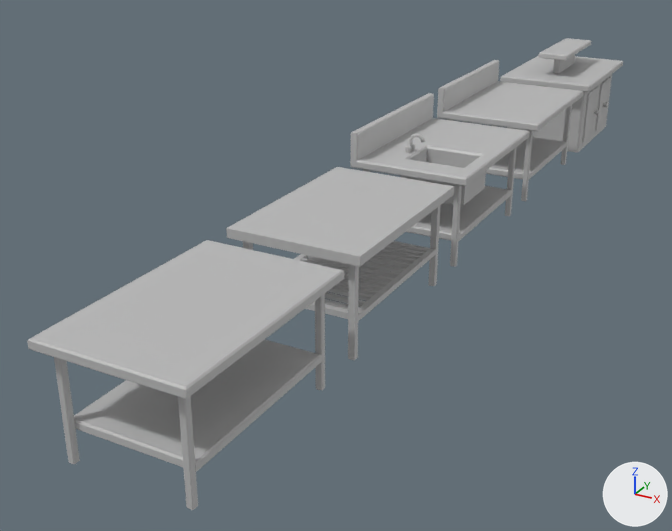
The FBX model RoyalRampage/Assets/Destructible Objects/kitchenWorktables.fbx, before and after one commit.
Rendered twice from a 50 mm lens placed at (0.0281, -0.0695, 0.0293), pointed at (-0.0065, -0.0067, -0.0021). Every picture has the same lights, and +X, +Y and +Z are marked at lower right. Where no turn or scale is listed for an object, it has been applied to the vertices.

Script lines for the objects in view, before the commit:
```python
ob_worktable_kitchen_a_bottom = bpy.data.objects.new('worktable_kitchen_a_bottom', me_mesh_001)
ob_worktable_kitchen_a_bottom.location = (0.0, -0.03379, 0.0)
ob_worktable_kitchen_a_leg_03 = bpy.data.objects.new('worktable_kitchen_a_leg_03', me_mesh_004)
ob_worktable_kitchen_a_leg_03.location = (0.0, -0.03379, 0.0)
ob_worktable_kitchen_a_leg_04 = bpy.data.objects.new('worktable_kitchen_a_leg_04', me_mesh_005)
ob_worktable_kitchen_a_leg_04.location = (0.0, -0.03379, 0.0)
ob_worktable_kitchen_a_top = bpy.data.objects.new('worktable_kitchen_a_top', me_mesh)
ob_worktable_kitchen_a_top.location = (0.0, -0.03379, 0.0)
ob_worktable_kitchen_b_leg_01 = bpy.data.objects.new('worktable_kitchen_b_leg_01', me_mesh_008)
ob_worktable_kitchen_b_leg_01.location = (0.0, -0.01688, 0.0)
ob_worktable_kitchen_b_top = bpy.data.objects.new('worktable_kitchen_b_top', me_mesh_006)
ob_worktable_kitchen_b_top.location = (0.0, -0.01688, 0.0)
ob_worktable_kitchen_c_bottom = bpy.data.objects.new('worktable_kitchen_c_bottom', me_mesh_013)
ob_worktable_kitchen_c_bottom.location = (0.0, 0.0, 0.0)
ob_worktable_kitchen_c_top = bpy.data.objects.new('worktable_kitchen_c_top', me_mesh_012)
ob_worktable_kitchen_c_top.location = (0.0, 0.0, 0.0)
# also in view: 'worktable_kitchen_e_shelf' at (0.0, 0.0346, 0.0088); 'worktable_kitchen_b_bottom' at (0.0, -0.0169, 0.0028); 'worktable_kitchen_d_bottom' at (0.0, 0.0172, 0.0022); 'worktable_kitchen_e_top' at (0.0, 0.0346, 0.0073); 'worktable_kitchen_d_top' at (0.0, 0.0172, 0.0084)
```
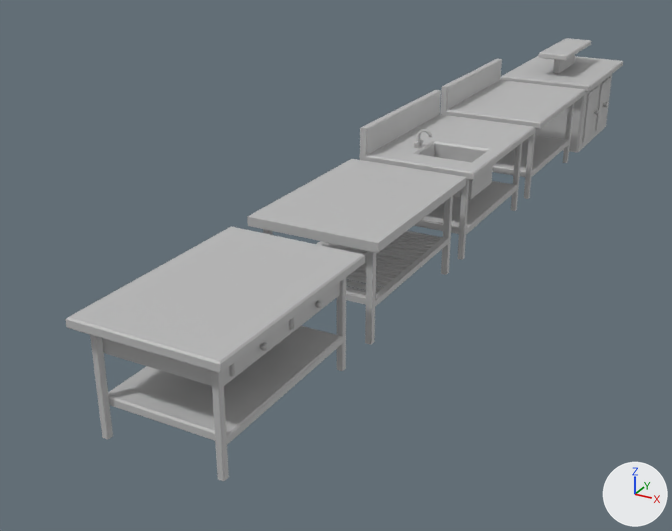
The newer file is also rescaled (x100.0), turned or shifted as a whole; pictures and numbers use the older file's frame.

Patch to the scene script:
```diff
--- a/RoyalRampage/Assets/Destructible Objects/kitchenWorktables.fbx.py
+++ b/RoyalRampage/Assets/Destructible Objects/kitchenWorktables.fbx.py
@@ me_mesh_008 @@
 me_mesh_008.from_pydata(...)  # 8 vertices, 6 faces; spans x 0.00364..0.00411, y -0.0066..-0.00614, z 0.0..0.00701
+# me_mesh_008 part 6: the whole mesh is moved by (0.0, 0.0024, 0.0)
 me_mesh_008.materials.append(mat_lambert1)
@@ me_mesh_012 @@
 me_mesh_012.from_pydata(...)  # 132 vertices, 140 faces; spans x -0.0048..0.0049, y -0.00745..0.00745, z 0.00459..0.00981
+# me_mesh_012 part 3: the whole mesh is moved by (0.0, 0.00157, 0.0)
 me_mesh_012.materials.append(mat_lambert1)
@@ me_mesh_005 @@
 me_mesh_005.from_pydata(...)  # 16 vertices, 10 faces; spans x -0.00411..-0.00364, y -0.0066..-0.00614, z 0.0..0.00701
+# me_mesh_005 part 7: the whole mesh is moved by (0.0, 0.00262, 0.0)
 me_mesh_005.materials.append(mat_lambert1)
@@ me_mesh @@
 me_mesh.from_pydata(...)  # 16 vertices, 14 faces; spans x -0.0048..0.0049, y -0.00745..0.00745, z 0.00695..0.0076
+# me_mesh part 2: the whole mesh is moved by (0.0, 0.00262, 0.0)
 me_mesh.materials.append(mat_lambert1)
@@ me_mesh_004 @@
 me_mesh_004.from_pydata(...)  # 16 vertices, 10 faces; spans x 0.00364..0.00411, y -0.0066..-0.00614, z 0.0..0.00701
+# me_mesh_004 part 5: the whole mesh is moved by (0.0, 0.00262, 0.0)
 me_mesh_004.materials.append(mat_lambert1)
@@ me_mesh_006 @@
 me_mesh_006.from_pydata(...)  # 8 vertices, 6 faces; spans x -0.0048..0.0048, y -0.00735..0.00735, z 0.00695..0.0076
+# me_mesh_006 part 1: the whole mesh is moved by (0.0, 0.0024, 0.0)
 me_mesh_006.materials.append(mat_lambert1)
@@ me_mesh_001 @@
 me_mesh_001.from_pydata(...)  # 16 vertices, 14 faces; spans x -0.0041..0.0041, y -0.00617..0.00617, z 0.00189..0.0025
+# me_mesh_001 part 4: the whole mesh is moved by (0.0, 0.00262, 0.0)
 me_mesh_001.materials.append(mat_lambert1)
@@ ob_worktable_kitchen_a_drawer_b @@
+ob_worktable_kitchen_a_drawer_b = bpy.data.objects.new('worktable_kitchen_a_drawer_b', me_mesh_009_1)  # 12 vertices, 9 faces; spans x -0.00019..0.00019, y -0.00251..0.00251, z -0.00058..0.00058; in mat_lambert1 (grey #bcbcbc)
+ob_worktable_kitchen_a_drawer_b.location = (0.00395, -0.02832, 0.0061)
@@ ob_worktable_kitchen_a_drawersbox @@
+ob_worktable_kitchen_a_drawersbox = bpy.data.objects.new('worktable_kitchen_a_drawersBox', me_mesh_006_1)  # a box spanning x -0.00387..0.00387, y -0.00614..0.00614, z -0.00091..0.00091; in mat_lambert1 (grey #bcbcbc)
+ob_worktable_kitchen_a_drawersbox.location = (0.0, -0.03117, 0.0061)
@@ ob_worktable_kitchen_a_drawer_a @@
+ob_worktable_kitchen_a_drawer_a = bpy.data.objects.new('worktable_kitchen_a_drawer_a', me_mesh_007_1)  # 12 vertices, 9 faces; spans x -0.00019..0.00019, y -0.00251..0.00251, z -0.00058..0.00058; in mat_lambert1 (grey #bcbcbc)
+ob_worktable_kitchen_a_drawer_a.location = (0.00395, -0.03402, 0.0061)
```

Boxes [x1, y1, x2, y2] around the edits, measured in the pictures (672 x 531 px):
'worktable_kitchen_a_top', mesh moved: before [27, 240, 344, 399]; after [65, 226, 365, 373]
'worktable_kitchen_a_bottom', mesh moved: before [74, 340, 322, 472]; after [108, 326, 343, 445]
'worktable_kitchen_b_top', mesh moved: before [226, 167, 454, 267]; after [247, 159, 466, 253]
'worktable_kitchen_c_top', mesh moved: before [350, 93, 530, 206]; after [360, 90, 535, 200]
'worktable_kitchen_a_leg_03', mesh moved: before [178, 397, 198, 510]; after [211, 371, 229, 481]
'worktable_kitchen_a_leg_04', mesh moved: before [54, 357, 80, 464]; after [90, 335, 113, 439]
'worktable_kitchen_a_drawersBox', added: after [102, 282, 340, 386]
'worktable_kitchen_b_leg_01', mesh moved: before [348, 264, 359, 360]; after [365, 251, 376, 345]
'worktable_kitchen_a_drawer_a', added: after [229, 324, 286, 377]
'worktable_kitchen_a_drawer_b', added: after [289, 285, 336, 330]
